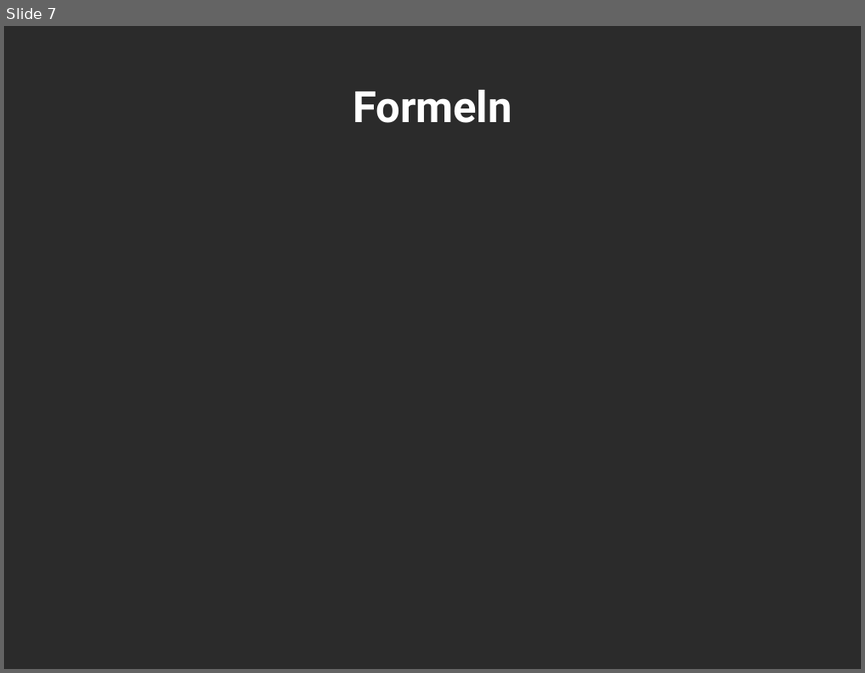
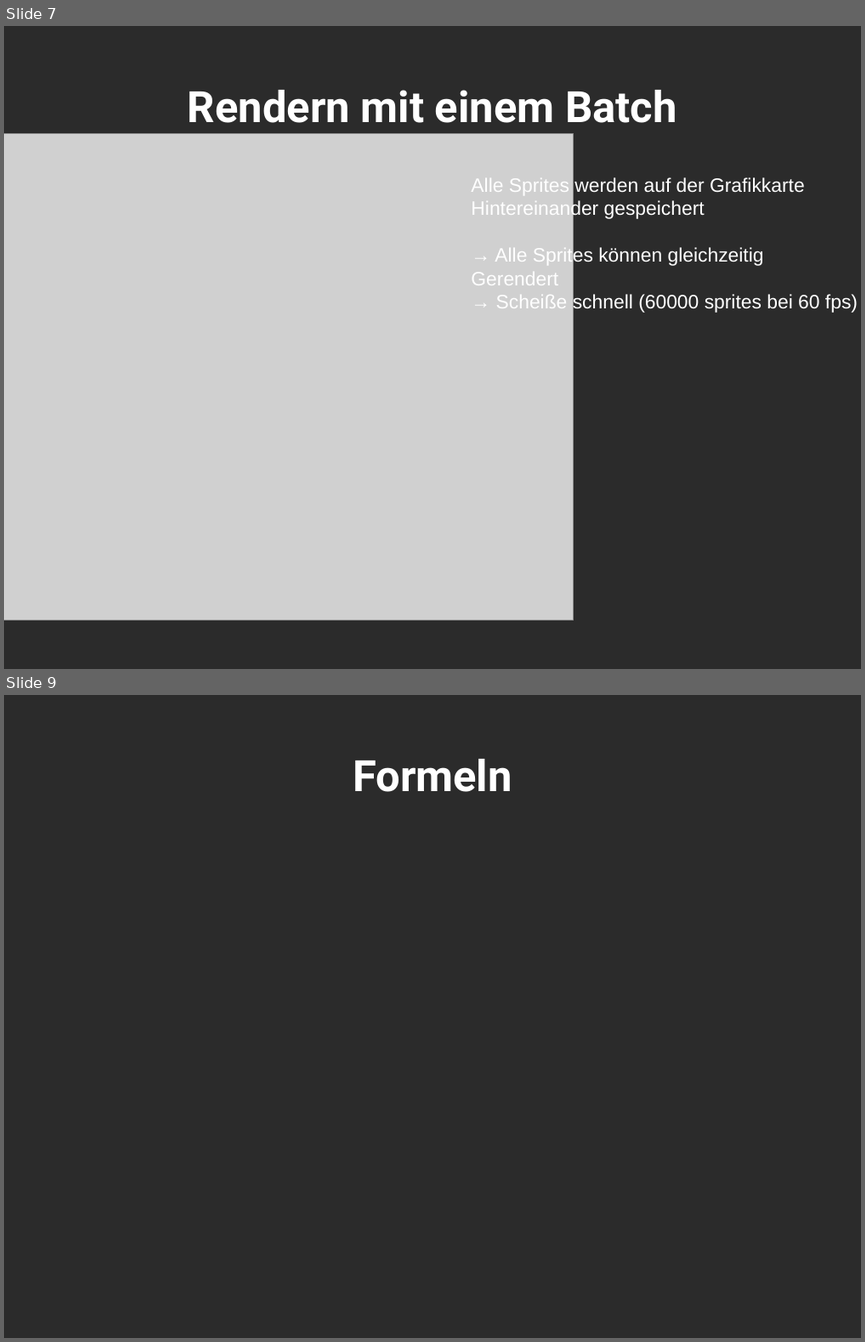
Before and after one commit to Leo1998/Kabuom, a slide deck: projektpräsentation.odp. Shown one above the other, each under a label of ours: slide 7 before the commit, slides 7 and 9 after it; the slides between them are not shown. The pictures are 865x673 and 865x1342 pixels, drawn with LibreOffice and Linux fonts; fonts in the diff are those of the drawing; grey boxes stand for pictures; background and template pictures are left out; a plain dark background stands for a picture behind light text. Boxes give left, top, right and bottom in pixels: in the first picture for what was removed or moved away, otherwise in the second. Text is boxed around its words. In the diff, an @@ line names an element or a change of style, - is before the commit and + after.

```diff
--- a/projektpräsentation.odp
+++ b/projektpräsentation.odp
@@ slide 7 added at box(4, 26, 861, 669), background picture (left out) @@
@@ title added at box(188, 90, 677, 123), 40 pt, text #FFFFFF, bold @@
+Rendern mit einem Batch
@@ picture added at box(4, 134, 574, 620) @@
@@ text added at box(471, 177, 857, 313), 18 pt, text #FFFFFF @@
+Alle Sprites werden auf der Grafikkarte
+Hintereinander gespeichert
+→ Alle Sprites können gleichzeitig
+Gerendert
+→ Scheiße schnell (60000 sprites bei 60 fps)
@@ what was slide 7 is now slide 9 @@
```
Also in this commit, not shown: 2 other slides added, 1 slide removed, 1 other file.
